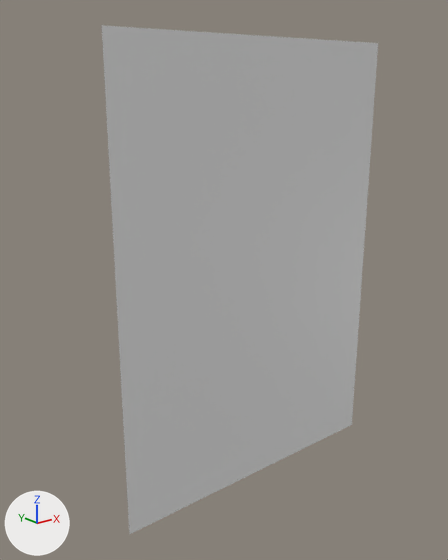
An edit to the glTF model Assets/LOC_House/Models/NoiThat/BepAnWC/mesh/LichBloc.glb, drawn before and after from the same camera.
The view is the same before and after, from a 50 mm lens placed at (-0.248, -0.274, 0.114), pointed at (-0.01, 0.023, -0.005). The axes (+X, +Y, +Z) are drawn at lower left. The lights are the same throughout. The first picture is the older version. Materials are left out; every surface is plain grey. Vertices at exactly the same position are counted once.

Names of what the first picture shows: 'geometry_0'.
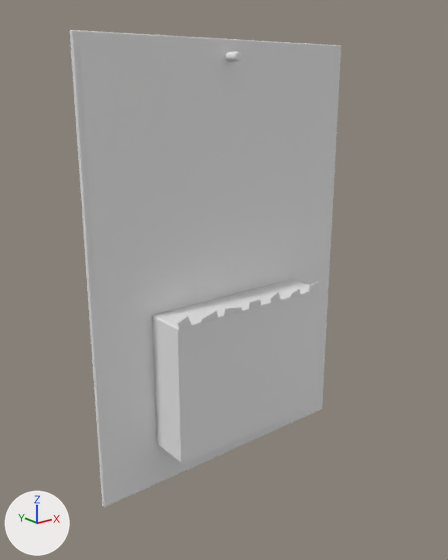
What the commit changed:
me_geometry_0 is used by ob_geometry_0; location (0.0, 0.0, 0.0).
me_geometry_0 had 12 vertices, 12 faces and spanned x -0.1..0.1, y 0.0..0.034, z -0.14..0.14.
me_geometry_0 now has 347 vertices, 618 faces and spans x -0.1..0.1, y 0.002..0.034, z -0.14..0.14.
me_geometry_0 part 1: the loose piece of 8 vertices spanning x -0.06..0.06, y 0.004..0.034, z -0.13..-0.04 is rebuilt with 56 vertices and now spans x -0.06..0.06, y 0.003..0.031, z -0.11..-0.02.
Part 2, on me_geometry_0:
4 vertices are removed from x -0.1..0.1, y 0.0, z -0.14..0.14.
2 faces are deleted.
227 vertices are added at x -0.1..0.1, y 0.002..0.034, z -0.14..0.14.
8 new vertices lie (0.0, -0.01, 0.0) away from vertices in x -0.001..0.003, y 0.033, z 0.127..0.133.
6 new vertices lie (0.0, -0.01, 0.0) away from vertices in x -0.003..0.003, y 0.033, z 0.128..0.132.
21 new vertices lie (0.0, 0.0, 0.011) away from vertices in x -0.06..0.06, y 0.002..0.003, z -0.11..-0.031.
7 new vertices lie (0.0, 0.0, 0.011) away from vertices in x -0.06..0.06, y 0.003, z -0.076.
7 new vertices lie (0.0, 0.0, 0.011) away from vertices in x -0.06..0.06, y 0.003, z -0.065.
7 new vertices lie (0.0, -0.001, 0.011) away from vertices in x -0.06..0.06, y 0.003, z -0.054.
8 new vertices lie (0.007, 0.0, 0.003) away from vertices in x -0.06..0.015, y 0.003, z -0.024..-0.017.
510 new faces join them.

Where the change shows, as pixel boxes (x1, y1, x2, y2) in the pictures (448 x 560 px):
'geometry_0', reshaped (6% shorter): before (102, 25, 378, 534); after (70, 30, 341, 507)
part 1 of me_geometry_0, rebuilt (not visible before): after (152, 279, 320, 463)
part 2 of me_geometry_0, cut back: before (102, 25, 378, 534); after (70, 30, 341, 507)
